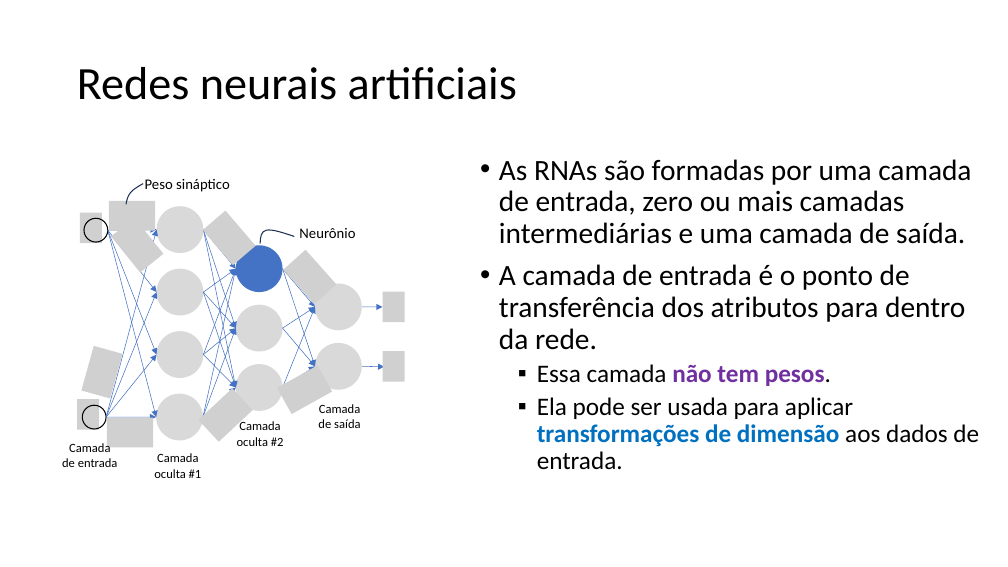
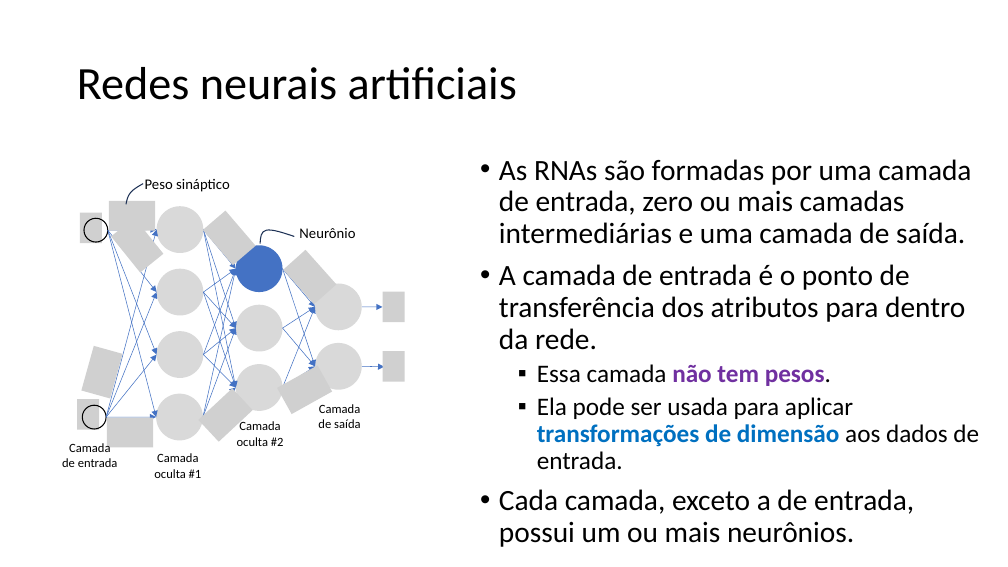
Before and after one commit to zz4fap/c24_inteligencia_artificial, a slide deck: slide 17 of slides/C24_MLP.pptx. Drawn at 1008x567 pixels with LibreOffice and Linux fonts; fonts in the diff are those of the drawing; grey boxes stand for pictures. Boxes give left, top, right and bottom in pixels: in the first picture for what was removed or moved away, otherwise in the second. Text is boxed around its words. In the diff, an @@ line names an element or a change of style, - is before the commit and + after.

Commit message:
update of slides

```diff
--- a/slides/C24_MLP.pptx
+++ b/slides/C24_MLP.pptx
@@ text at <box>499,489,914,547</box>: paragraph added @@
+• Cada camada, exceto a de entrada, possui um ou mais neurônios.
```
Also in this commit, not shown: 2 other slides changed, 7 slides added.
